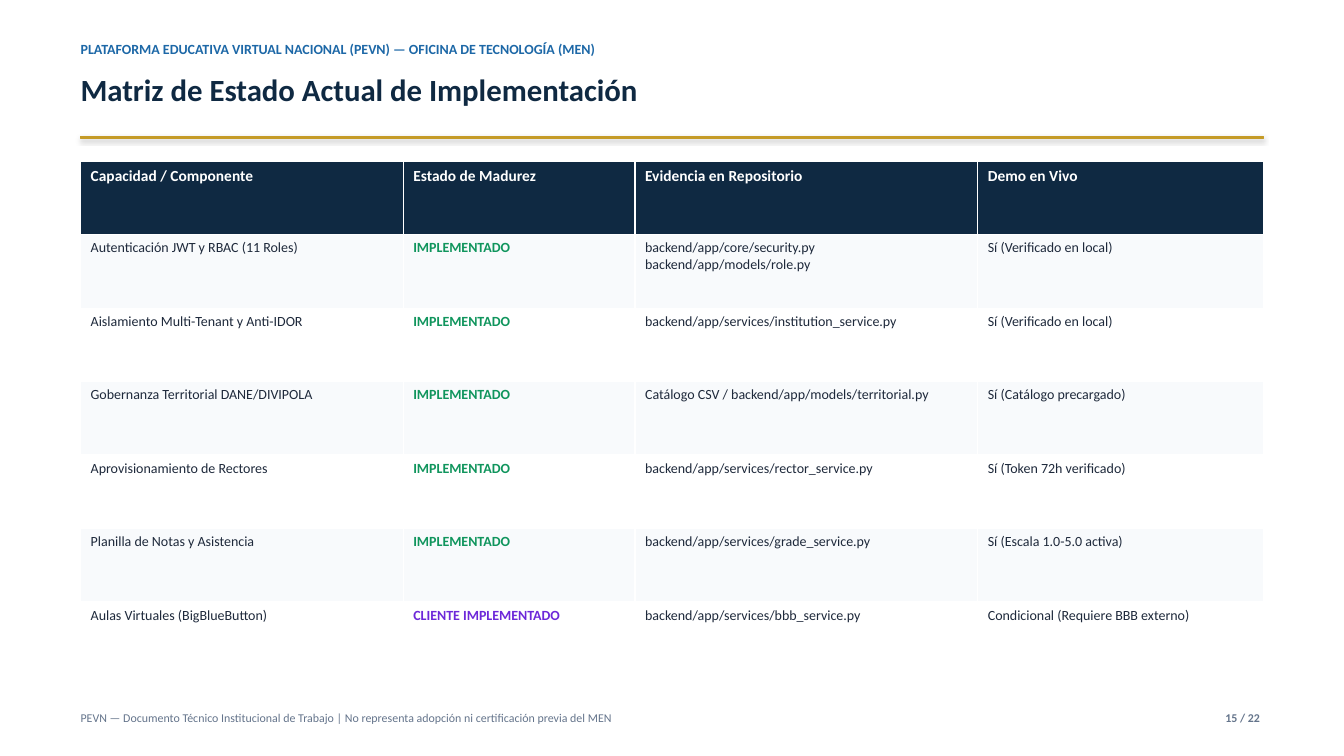
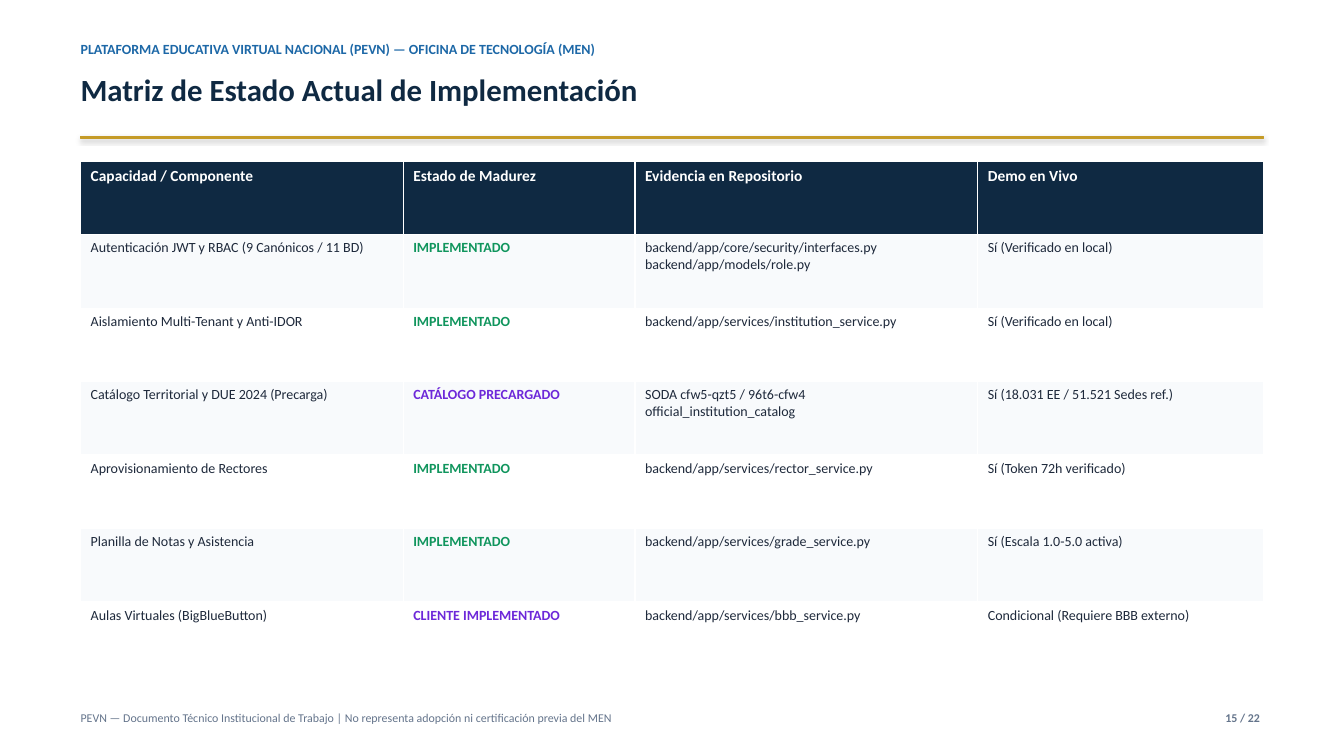
Before and after one commit to juancastro2381-hub/Plataforma-Educativa-Virtual-Nacional-PEVN, a slide deck: slide 15 of docs/government/pdf/PEVN_PRESENTACION_INSTITUCIONAL_MEN.pptx. Drawn at 1344x756 pixels with LibreOffice and Linux fonts; fonts in the diff are those of the drawing. Boxes give left, top, right and bottom in pixels: in the first picture for what was removed or moved away, otherwise in the second. Text is boxed around its words. In the diff, an @@ line names an element or a change of style, - is before the commit and + after.

```diff
--- a/docs/government/pdf/PEVN_PRESENTACION_INSTITUCIONAL_MEN.pptx
+++ b/docs/government/pdf/PEVN_PRESENTACION_INSTITUCIONAL_MEN.pptx
@@ table at bbox=[81, 161, 1263, 676] @@
-row 2, column 1: Autenticación JWT y RBAC (11 Roles)
+row 2, column 1: Autenticación JWT y RBAC (9 Canónicos / 11 BD)
-row 2, column 3: backend/app/core/security.py / backend/app/models/role.py
+row 2, column 3: backend/app/core/security/interfaces.py / backend/app/models/role.py
-row 4: Gobernanza Territorial DANE/DIVIPOLA | IMPLEMENTADO | Catálogo CSV / backend/app/models/territorial.py | Sí (Catálogo precargado)
+row 4: Catálogo Territorial y DUE 2024 (Precarga) | CATÁLOGO PRECARGADO | SODA cfw5-qzt5 / 96t6-cfw4 / official_institution_catalog | Sí (18.031 EE / 51.521 Sedes ref.)
```
Also in this commit, not shown: 4 other slides changed, 14 other files.
